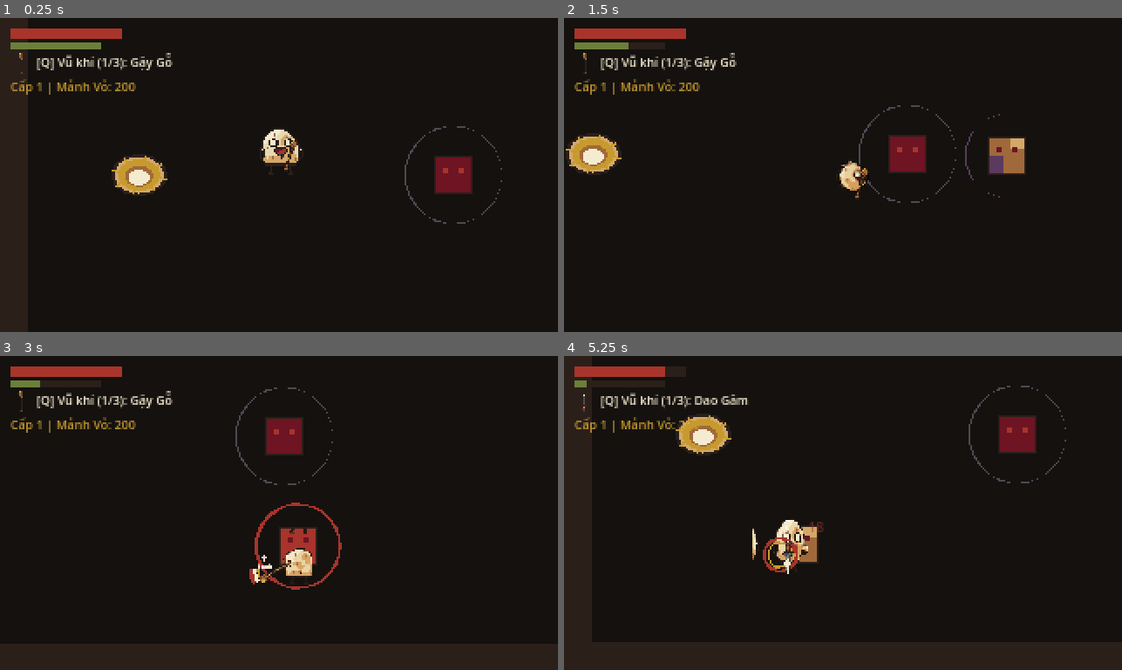
Above: before the commit, frames 1-4 (two rows, left to right).
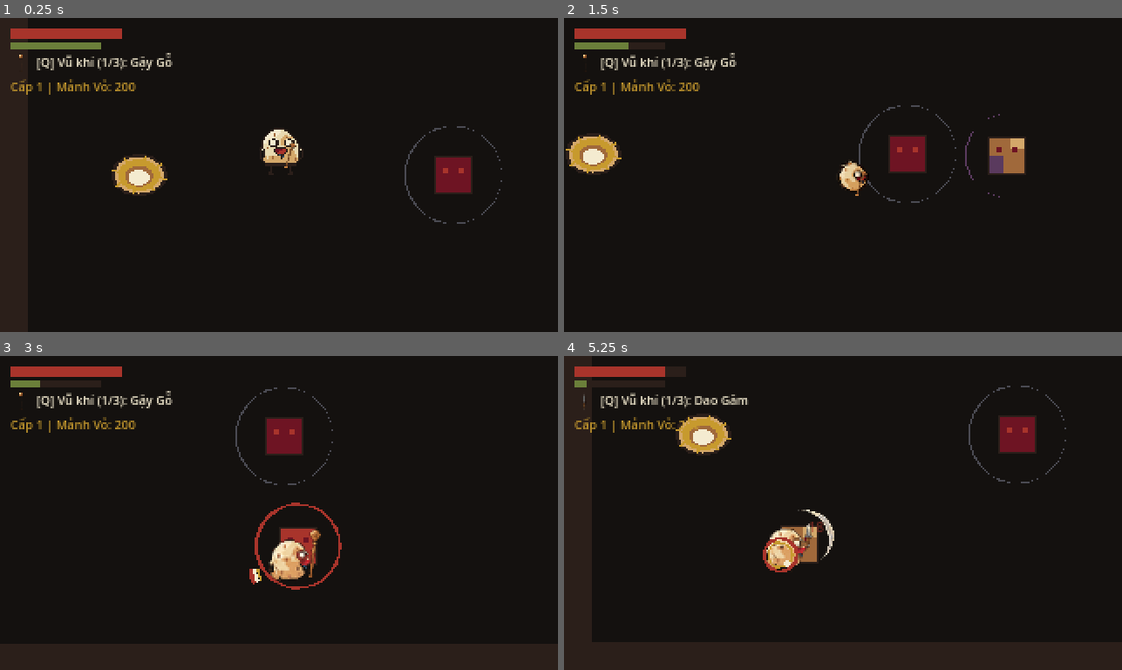
Above: after the commit, the same moments.

Repository: devkhongluong/eggworld
Game: Godot game, scene res://scenes/levels/test_arena.tscn
Same seed, same stepped clock (60 frames per second), same inputs: the game is played once before the commit and once after it.
Inputs (mouse positions are in pixels of both pictures, inside the frame that each line leads up to):
- Up to frame 1 (0.25 s): no input
- Up to frame 2 (1.5 s): tap Enter at 0.5 s; move the mouse to (965, 159) at 0.52 s; hold D (move_right) 0.53-1.28 s; hold J (attack) 0.53-1.28 s; tap Space (dodge) at 0.8, 1.35 s; move the mouse to (731, 190) at 1.27 s; hold S (move_down) from 1.28 s (still down)
- Up to frame 3 (3 s): tap L (guard) at 1.55 s; move the mouse to (334, 443) at 2.02 s; release S (move_down) at 2.03 s; hold D (move_right) 2.03-2.78 s; hold L (guard) 2.03-2.78 s; tap U (heavy_attack) at 2.3, 2.85 s; move the mouse to (251, 575) at 2.77 s; hold W (move_up) from 2.78 s (still down)
- Up to frame 4 (5.25 s): tap J (attack) at 3.05 s; move the mouse to (1010, 560) at 3.52 s; release W (move_up) at 3.53 s; hold J (attack) 3.53-4.28 s; hold A (move_left) 3.53-5.03 s; tap Space (dodge) at 3.8, 5.1 s; move the mouse to (675, 465) at 4.27 s; tap Z (cycle_item) at 4.35 s; tap L (guard) at 4.55 s; move the mouse to (870, 513) at 5.02 s; hold S (move_down) from 5.03 s (still down); hold U (heavy_attack) from 5.03 s (still down)

The runs differ from the first frame. In frame 1, less than 0.1% of the frame differs, in the area x 3-54%, y 11-49%; in frame 2, less than 0.1%; in frame 3, 1.0%, in the area x 3-58%, y 11-73%; in frame 4, 0.9%.

Commit message:
feat(weapons): tich hop sprite hoat anh tan cong va icon vu khi cho Gay Go, Dao Gam, Na

Diff:
--- a/assets/sprites/player/animations.json
+++ b/assets/sprites/player/animations.json
@@ -15,6 +15,15 @@
       "attack_down": { "file": "player_egg_attack_down.png", "frames": 5, "fps": 12, "loop": false, "hit_frames": [2] },
       "attack_up": { "file": "player_egg_attack_up.png", "frames": 5, "fps": 12, "loop": false, "hit_frames": [2] },
       "attack_side": { "file": "player_egg_attack_side.png", "frames": 5, "fps": 12, "loop": false, "hit_frames": [2] },
+      "attack_staff_side": { "file": "player_egg_attack_staff_side.png", "frame_width": 64, "frame_height": 48, "frames": 6, "fps": 14, "loop": false, "hit_frames": [2, 3] },
+      "attack_staff_down": { "file": "player_egg_attack_staff_side.png", "frame_width": 64, "frame_height": 48, "frames": 6, "fps": 14, "loop": false, "hit_frames": [2, 3] },
+      "attack_staff_up": { "file": "player_egg_attack_staff_side.png", "frame_width": 64, "frame_height": 48, "frames": 6, "fps": 14, "loop": false, "hit_frames": [2, 3] },
+      "attack_dagger_side": { "file": "player_egg_attack_dagger_side.png", "frame_width": 64, "frame_height": 48, "frames": 6, "fps": 16, "loop": false, "hit_frames": [2, 3] },
+      "attack_dagger_down": { "file": "player_egg_attack_dagger_side.png", "frame_width": 64, "frame_height": 48, "frames": 6, "fps": 16, "loop": false, "hit_frames": [2, 3] },
+      "attack_dagger_up": { "file": "player_egg_attack_dagger_side.png", "frame_width": 64, "frame_height": 48, "frames": 6, "fps": 16, "loop": false, "hit_frames": [2, 3] },
+      "attack_sling_side": { "file": "player_egg_attack_sling_side.png", "frame_width": 64, "frame_height": 48, "frames": 6, "fps": 14, "loop": false, "hit_frames": [2, 3] },
+      "attack_sling_down": { "file": "player_egg_attack_sling_side.png", "frame_width": 64, "frame_height": 48, "frames": 6, "fps": 14, "loop": false, "hit_frames": [2, 3] },
+      "attack_sling_up": { "file": "player_egg_attack_sling_side.png", "frame_width": 64, "frame_height": 48, "frames": 6, "fps": 14, "loop": false, "hit_frames": [2, 3] },
       "death_down": { "file": "player_egg_death.png", "frames": 7, "fps": 8, "loop": false, "hit_frames": [] },
       "death_up":   { "file": "player_egg_death.png", "frames": 7, "fps": 8, "loop": false, "hit_frames": [] },
       "death_side": { "file": "player_egg_death.png", "frames": 7, "fps": 8, "loop": false, "hit_frames": [] }
--- a/scripts/player/egg_visual.gd
+++ b/scripts/player/egg_visual.gd
@@ -249,15 +249,6 @@
 					draw_arc(pivot, arc_rad, a1, a2, 14, Palette.KEM, 2.0)
 					draw_arc(pivot, arc_rad - 1.5, a1, a2, 14, Palette.VANG_CO, 1.5)
 
-				# Vẽ sprite gậy gỗ xoay theo góc chém (scale 2/3)
-				var staff_tex: Texture2D = weapon_textures.get("staff_wood", null)
-				if staff_tex != null:
-					_draw_weapon_sprite(staff_tex, pivot, cur_ang + PI * 0.5, Vector2(16.0, 24.0), Vector2(0.67, 0.67))
-				else:
-					var staff_dir := Vector2(cos(cur_ang), sin(cur_ang))
-					draw_line(pivot + staff_dir * 2.0, pivot + staff_dir * 16.0, Palette.NAU_DA, 2.0)
-					draw_circle(pivot + staff_dir * 16.0, 1.8, Palette.KEM)
-
 			"dagger":
 				# Dao găm đâm thẳng vọt tới trước cực nhanh (tỉ lệ 2/3)
 				var base_thrust: float = 2.7
@@ -278,23 +269,10 @@
 				draw_line(pivot + aim * 1.5 + Vector2(-aim.y, aim.x) * 1.5, tip, Palette.XAM_SAT, 1.0)
 				draw_line(pivot + aim * 1.5 + Vector2(aim.y, -aim.x) * 1.5, tip, Palette.XAM_SAT, 1.0)
 
-				# Vẽ sprite dao găm (scale 2/3)
-				var dagger_tex: Texture2D = weapon_textures.get("dagger", null)
-				if dagger_tex != null:
-					_draw_weapon_sprite(dagger_tex, dagger_pos, aim.angle() + PI * 0.5, Vector2(16.0, 23.0), Vector2(0.67, 0.67))
-				else:
-					draw_line(dagger_pos, tip, Palette.KEM, 1.8)
-					draw_circle(dagger_pos, 1.5, Palette.NAU_HAM)
-
 			"sling":
 				# Ná giương chạc và bung dây thun (tỉ lệ 2/3)
 				var sling_pos := pivot + aim * 5.3
 				var pull_pos := pivot - aim * 2.7 if progress < 0.45 else sling_pos + aim * 3.3
-
-				# Vẽ sprite ná bắn đá (scale 2/3)
-				var sling_tex: Texture2D = weapon_textures.get("sling", null)
-				if sling_tex != null:
-					_draw_weapon_sprite(sling_tex, sling_pos, aim.angle() + PI * 0.5, Vector2(16.0, 21.0), Vector2(0.67, 0.67))
 
 				# Dây thun và viên đạn đá
 				var fork_l := sling_pos + Vector2(-aim.y, aim.x) * 2.7 + aim * 2.7
@@ -314,36 +292,20 @@
 		var shake: float = sin(Time.get_ticks_msec() * 0.045) * (0.8 + heavy_charge_ratio * 1.5)
 		match equipped_weapon_id:
 			"staff_wood", "staff":
-				# Giơ cao gậy chéo về sau, đầu gậy rung lắc tụ năng lượng
+				# Tụ cầu năng lượng ở đầu gậy
 				var ready_ang: float = base_angle - PI * 0.65 * flip_sign + deg_to_rad(shake * 4.0)
-				var staff_tex: Texture2D = weapon_textures.get("staff_wood", null)
-				if staff_tex != null:
-					_draw_weapon_sprite(staff_tex, pivot, ready_ang + PI * 0.5, Vector2(16.0, 24.0), Vector2(0.67, 0.67))
-				else:
-					var staff_dir := Vector2(cos(ready_ang), sin(ready_ang))
-					draw_line(pivot + staff_dir * 2.0, pivot + staff_dir * 16.0, Palette.NAU_DA, 2.0)
-				# Tụ cầu năng lượng ở đầu gậy
 				var tip_pos := pivot + Vector2(cos(ready_ang), sin(ready_ang)) * 17.0
 				draw_circle(tip_pos, 2.5 + heavy_charge_ratio * 2.5, Palette.DO_GACH)
 				draw_circle(tip_pos, 1.5 + heavy_charge_ratio * 1.5, Palette.KEM)
 			"dagger":
-				# Thu dao găm về sau hông, mũi dao chĩa tới trước rung rung
+				# Tia sáng nhọn ở mũi dao
 				var dagger_pos: Vector2 = pivot - aim * (3.0 + heavy_charge_ratio * 3.0) + Vector2(aim.y, -aim.x) * 4.0 * flip_sign
-				var dagger_tex: Texture2D = weapon_textures.get("dagger", null)
-				if dagger_tex != null:
-					_draw_weapon_sprite(dagger_tex, dagger_pos, base_angle + PI * 0.5, Vector2(16.0, 23.0), Vector2(0.67, 0.67))
-				else:
-					draw_line(dagger_pos, dagger_pos + aim * 8.0, Palette.XAM_SAT, 2.0)
-				# Tia sáng nhọn ở mũi dao
 				draw_circle(dagger_pos + aim * 8.0, 1.8 + heavy_charge_ratio * 1.5, Palette.KEM)
 			"sling":
 				# Kéo căng ná tối đa ra sau
 				var sling_pos := pivot + aim * 5.3
 				var pull_dist: float = 4.0 + heavy_charge_ratio * 5.0
 				var pull_pos := pivot - aim * pull_dist + Vector2(0, shake * 0.5)
-				var sling_tex: Texture2D = weapon_textures.get("sling", null)
-				if sling_tex != null:
-					_draw_weapon_sprite(sling_tex, sling_pos, aim.angle() + PI * 0.5, Vector2(16.0, 21.0), Vector2(0.67, 0.67))
 				var fork_l := sling_pos + Vector2(-aim.y, aim.x) * 2.7 + aim * 2.7
 				var fork_r := sling_pos + Vector2(aim.y, -aim.x) * 2.7 + aim * 2.7
 				draw_line(fork_l, pull_pos, Palette.GIAY_DA, 1.2)
--- a/scripts/player/player.gd
+++ b/scripts/player/player.gd
@@ -255,6 +255,8 @@
 		var frame_count: int = int(cfg.get("frames", 4))
 		var fps: float = float(cfg.get("fps", 12))
 		var loop: bool = bool(cfg.get("loop", true))
+		var f_width: int = int(cfg.get("frame_width", 32))
+		var f_height: int = int(cfg.get("frame_height", 32))
 
 		sprite_frames.add_animation(anim_name)
 		sprite_frames.set_animation_speed(anim_name, fps)
@@ -268,16 +270,47 @@
 			for i in range(frame_count):
 				var atlas := AtlasTexture.new()
 				atlas.atlas = texture
-				atlas.region = Rect2(i * 32, 0, 32, 32)
+				atlas.region = Rect2(i * f_width, 0, f_width, f_height)
 				sprite_frames.add_frame(anim_name, atlas)
 		else:
-			var img := Image.create(32, 32, false, Image.FORMAT_RGBA8)
+			var img := Image.create(f_width, f_height, false, Image.FORMAT_RGBA8)
 			var placeholder_tex := ImageTexture.create_from_image(img)
 			for i in range(frame_count):
 				sprite_frames.add_frame(anim_name, placeholder_tex)
 
 	animated_sprite.sprite_frames = sprite_frames
 	animated_sprite.offset = Vector2(0, -16)
+
+func get_attack_animation_name(weapon_id: String, dir_suffix: String) -> String:
+	var w_type: String = ""
+	if current_weapon_data.has("type"):
+		w_type = current_weapon_data["type"]
+
+	var candidates: Array[String] = [
+		"attack_" + weapon_id + "_" + dir_suffix,
+		"attack_" + weapon_id + "_side",
+		"attack_" + w_type + "_" + dir_suffix,
+		"attack_" + w_type + "_side",
+		"attack_" + dir_suffix,
+		"attack_side"
+	]
+
+	for cand in candidates:
+		if animations_config.has(cand):
+			return cand
+	return "attack_side"
+
+func update_sprite_offset_for_animation(anim_name: String, flip_left: bool) -> void:
+	if animated_sprite == null:
+		return
+	var cfg: Dictionary = animations_config.get(anim_name, {})
+	var fw: int = int(cfg.get("frame_width", 32))
+	var fh: int = int(cfg.get("frame_height", 32))
+	if fw > 32 or fh > 32:
+		var off_x: float = -10.0 if flip_left else 10.0
+		animated_sprite.offset = Vector2(off_x, -20.0)
+	else:
+		animated_sprite.offset = Vector2(0.0, -16.0)
 
 func _physics_process(delta: float) -> void:
 	if is_dead:
@@ -309,7 +342,8 @@
 		var dir_suffix := get_direction_suffix(facing_direction)
 		var flip_left: bool = (facing_direction.x < 0 and abs(facing_direction.x) >= abs(facing_direction.y))
 		animated_sprite.flip_h = flip_left
-		var anim_name := "attack_" + dir_suffix
+		var anim_name := get_attack_animation_name(current_weapon_id, dir_suffix)
+		update_sprite_offset_for_animation(anim_name, flip_left)
 		if animated_sprite.animation != anim_name:
 			animated_sprite.play(anim_name)
 		animated_sprite.frame = 1
@@ -322,6 +356,7 @@
 	var dir_suffix := get_direction_suffix(facing_direction)
 	var flip_left: bool = (facing_direction.x < 0 and abs(facing_direction.x) >= abs(facing_direction.y))
 	animated_sprite.flip_h = flip_left
+	animated_sprite.offset = Vector2(0.0, -16.0)
 
 	if is_dodging:
 		var roll_anim := "roll_" + dir_suffix
@@ -541,7 +576,8 @@
 		var dir_suffix := get_direction_suffix(facing_direction)
 		var flip_left: bool = (facing_direction.x < 0 and abs(facing_direction.x) >= abs(facing_direction.y))
 		animated_sprite.flip_h = flip_left
-		var anim_name := "attack_" + dir_suffix
+		var anim_name := get_attack_animation_name(current_weapon_id, dir_suffix)
+		update_sprite_offset_for_animation(anim_name, flip_left)
 		if animated_sprite.animation != anim_name:
 			animated_sprite.play(anim_name)
 		animated_sprite.frame = 1
@@ -561,7 +597,8 @@
 		var dir_suffix := get_direction_suffix(facing_direction)
 		var flip_left: bool = (facing_direction.x < 0 and abs(facing_direction.x) >= abs(facing_direction.y))
 		animated_sprite.flip_h = flip_left
-		var anim_name := "attack_" + dir_suffix
+		var anim_name := get_attack_animation_name(current_weapon_id, dir_suffix)
+		update_sprite_offset_for_animation(anim_name, flip_left)
 		if animated_sprite.animation != anim_name:
 			animated_sprite.play(anim_name)
 		animated_sprite.frame = 1
@@ -575,6 +612,7 @@
 		if visual_node != null and visual_node.has_method("set_heavy_charging"):
 			visual_node.set_heavy_charging(false, 0.0, current_weapon_id, facing_direction)
 		if animated_sprite != null:
+			animated_sprite.offset = Vector2(0, -16)
 			animated_sprite.play()
 		try_dodge(input_vector)
 		return
@@ -605,6 +643,7 @@
 	if heavy_spec.is_empty():
 		combat_state.current_state = CombatState.State.IDLE
 		if animated_sprite != null:
+			animated_sprite.offset = Vector2(0, -16)
 			animated_sprite.play()
 		return
 
@@ -627,9 +666,10 @@
 	already_hit_enemies.clear()
 
 	var dir_suffix := get_direction_suffix(facing_direction)
-	var anim_name := "attack_" + dir_suffix
 	var flip_left: bool = (facing_direction.x < 0 and abs(facing_direction.x) >= abs(facing_direction.y))
 	animated_sprite.flip_h = flip_left
+	var anim_name := get_attack_animation_name(current_weapon_id, dir_suffix)
+	update_sprite_offset_for_animation(anim_name, flip_left)
 
 	if animated_sprite != null and animations_config.has(anim_name):
 		animated_sprite.stop()
@@ -709,9 +749,10 @@
 	combo_stepped.emit(combo_step)
 
 	var dir_suffix := get_direction_suffix(facing_direction)
-	var anim_name := "attack_" + dir_suffix
 	var flip_left: bool = (facing_direction.x < 0 and abs(facing_direction.x) >= abs(facing_direction.y))
 	animated_sprite.flip_h = flip_left
+	var anim_name := get_attack_animation_name(current_weapon_id, dir_suffix)
+	update_sprite_offset_for_animation(anim_name, flip_left)
 
 	if animated_sprite != null and animations_config.has(anim_name):
 		animated_sprite.stop()
@@ -888,6 +929,8 @@
 	combat_state.current_state = CombatState.State.IDLE
 	can_attack = true
 	attack_frame_accumulator = 0.0
+	if animated_sprite != null:
+		animated_sprite.offset = Vector2(0, -16)
 	if visual_node != null and visual_node.has_method("stop_attack_visual"):
 		visual_node.stop_attack_visual()
 	if reset_step:
Binary file added: assets/sprites/player/player_egg_attack_dagger_side.png
Binary file added: assets/sprites/player/player_egg_attack_sling_side.png
Binary file added: assets/sprites/player/player_egg_attack_staff_side.png
Binary file changed: assets/sprites/weapons/weapon_dagger.png
Binary file changed: assets/sprites/weapons/weapon_sling.png
Binary file changed: assets/sprites/weapons/weapon_staff_wood.png
Not shown, changed: docs/PROJECT_STATUS.md
Not shown, added: tools/extract_weapon_animations.py
